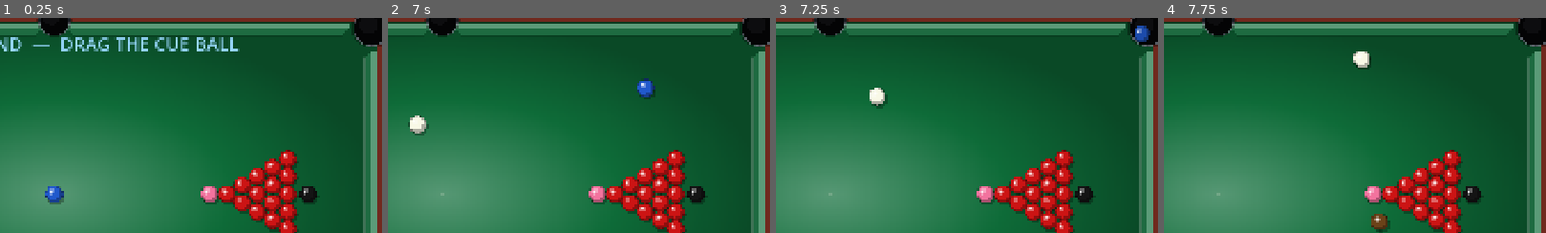
Above: before the commit, frames 1-4 (left to right).
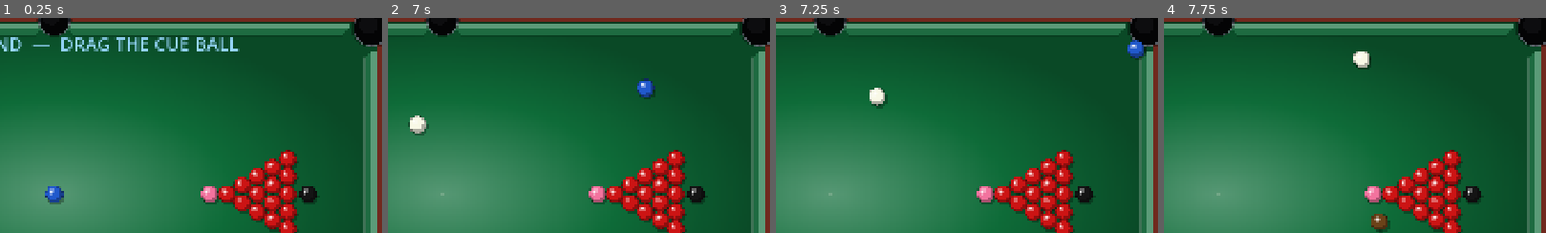
Above: after the commit, the same moments.

Repository: SaadiDK-003/pocket_duel
Game: Godot game, scene res://scenes/snooker/snooker_game.tscn
Same seed, same stepped clock (60 frames per second), same inputs: the game is played once before the commit and once after it. This scene is started directly instead of the project's main scene.
Inputs (mouse positions are % of the whole screen's width and height, from its top left):
- Up to frame 1 (0.25 s): no input
- Up to frame 2 (7 s): click "II" at 0.5 s; click "Restart" at 1.25 s; click "II" at 2 s; click "Restart" at 2.75 s; click "II" at 3.5 s; click "Restart" at 4.25 s; tap Enter at 5 s; drag from (5, 91) to (60, 28) at 5.02 s; drag from (80, 65) to (45, 70) at 5.77 s; click "SHOOT" at 6.5 s
- Up to frame 3 (7.25 s): no input
- Up to frame 4 (7.75 s): move the mouse to (20, 35) at 7.27 s; tap 2 at 7.35 s; click (20, 35) at 7.42 s
The pictures show only the part of the screen within x 43-93%, y 11-61%; the shares and areas given below are measured in that part.

Frames 1-2 are identical in both runs. In frame 3, 0.6% of the frame differs, in the area x 92-98%, y 3-20%; in frame 4, nothing differs.

Commit message:
Smoother pot: momentum-preserving drop into the pocket
The old sink zeroed velocity and eased the ball straight to the pocket centre,
so a ball crossing the mouth got yanked sideways (felt like a magnet). Now the
drop follows a quadratic Bezier that leaves in the ball's travel direction and
curves into the hole (initial visual speed ~= incoming speed), and the ball
holds size while rolling to the hole then shrinks/darkens as it drops in.

Co-Authored-By: Claude Opus 4.8 <noreply@anthropic.com>

Diff:
--- a/scripts/snooker/ball.gd
+++ b/scripts/snooker/ball.gd
@@ -28,10 +28,12 @@
 var starting_position: Vector2 = Vector2.ZERO
 
 # --- Pot animation (sink into the pocket) ---
-const SINK_TIME: float = 0.30
+const SINK_TIME: float = 0.34
 var _sinking: bool = false
 var _sink_t: float = 0.0
-var _sink_offset: Vector2 = Vector2.ZERO   # Local vector toward the pocket centre.
+var _sink_target: Vector2 = Vector2.ZERO   # Local vector to the pocket centre.
+var _sink_dir: Vector2 = Vector2.ZERO      # Ball's travel direction at capture.
+var _sink_speed: float = 0.0               # Ball's speed at capture.
 
 
 func setup(p_type: int, p_value: int, p_color: Color, p_pos: Vector2, p_radius: float) -> void:
@@ -54,12 +56,15 @@
 
 
 ## Pot the ball: remove it from play (is_potted) and play the sink animation.
+## The drop keeps the ball's momentum and curves into the hole (no sideways yank).
 func pot_into(pocket_pos: Vector2) -> void:
 	is_potted = true
+	_sink_target = pocket_pos - position
+	_sink_speed = velocity.length()
+	_sink_dir = velocity / _sink_speed if _sink_speed > 1.0 else _sink_target.normalized()
 	velocity = Vector2.ZERO
 	_sinking = true
 	_sink_t = 0.0
-	_sink_offset = pocket_pos - position
 	set_process(true)
 	queue_redraw()
 
@@ -103,17 +108,18 @@
 		return
 	if _sinking:
 		var t := clampf(_sink_t, 0.0, 1.0)
-		# 1) Continue into the pocket smoothly — ease OUT (fast at capture, easing
-		#    into the hole) so there's no stall between rolling and dropping.
-		var mp := minf(t / 0.5, 1.0)
-		var move := 1.0 - (1.0 - mp) * (1.0 - mp)
-		var c := _sink_offset * move
-		# 2) Fall into the hole: shrink faster as it drops (t^2).
-		var s := maxf(1.0 - t * t, 0.02)
-		# 3) Darken into the pocket's shadow, and only fade right at the end.
-		var dark := t * 0.75
-		var a := 1.0 if t < 0.82 else (1.0 - (t - 0.82) / 0.18)
-		# Highlight dims as it turns away from the light while dropping.
+		# 1) Path: a quadratic Bézier that leaves in the ball's TRAVEL direction and
+		#    curves into the pocket, so momentum is preserved (no sideways snap).
+		var dist := _sink_target.length()
+		var ctrl_len := clampf(_sink_speed * SINK_TIME * 0.5, dist * 0.3, dist * 0.9)
+		var p1 := _sink_dir * ctrl_len                       # control point offset
+		var c := 2.0 * (1.0 - t) * t * p1 + t * t * _sink_target   # P0 = 0
+		# 2) Roll to the hole first, THEN drop in: hold size until ~30%, then shrink.
+		var sink := clampf((t - 0.30) / 0.70, 0.0, 1.0)
+		var s := maxf(1.0 - sink * sink, 0.05)
+		# 3) Darken into the pocket's shadow as it drops, fading right at the end.
+		var dark := sink * 0.8
+		var a := 1.0 if sink < 0.75 else (1.0 - (sink - 0.75) / 0.25)
 		BallPainter.paint(self, c, radius * s, a, color.lerp(Color(0.02, 0.02, 0.02), dark), 1.0 - dark, style)
 	else:
 		BallPainter.paint(self, Vector2.ZERO, radius, 1.0, color, 1.0, style)
